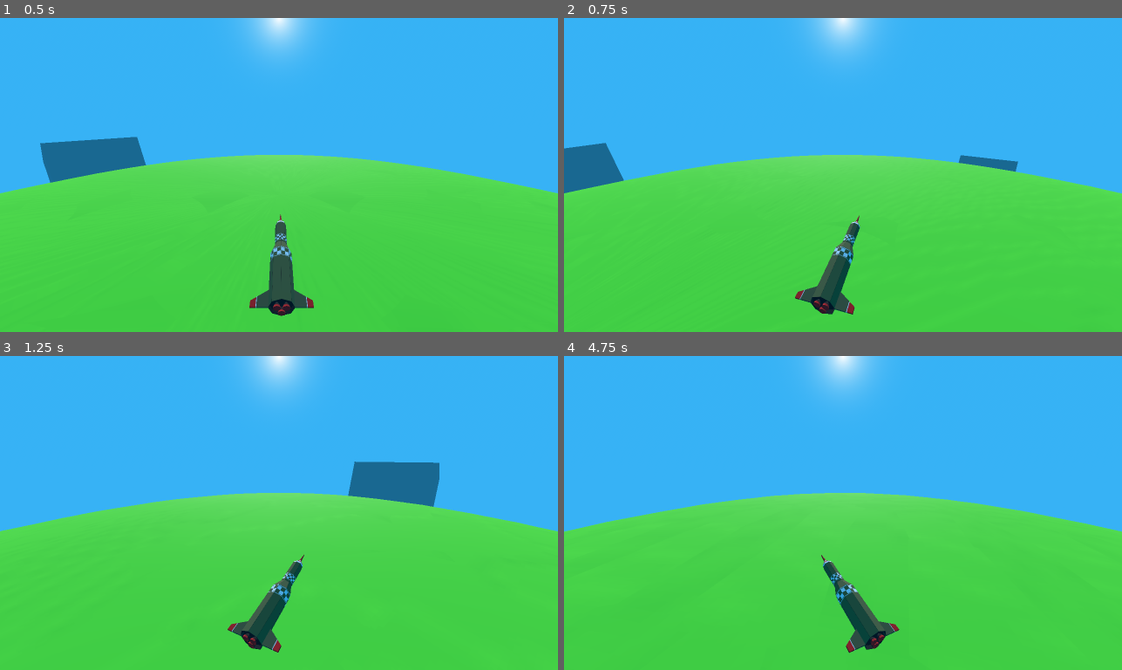
Above: before the commit, frames 1-4 (two rows, left to right).
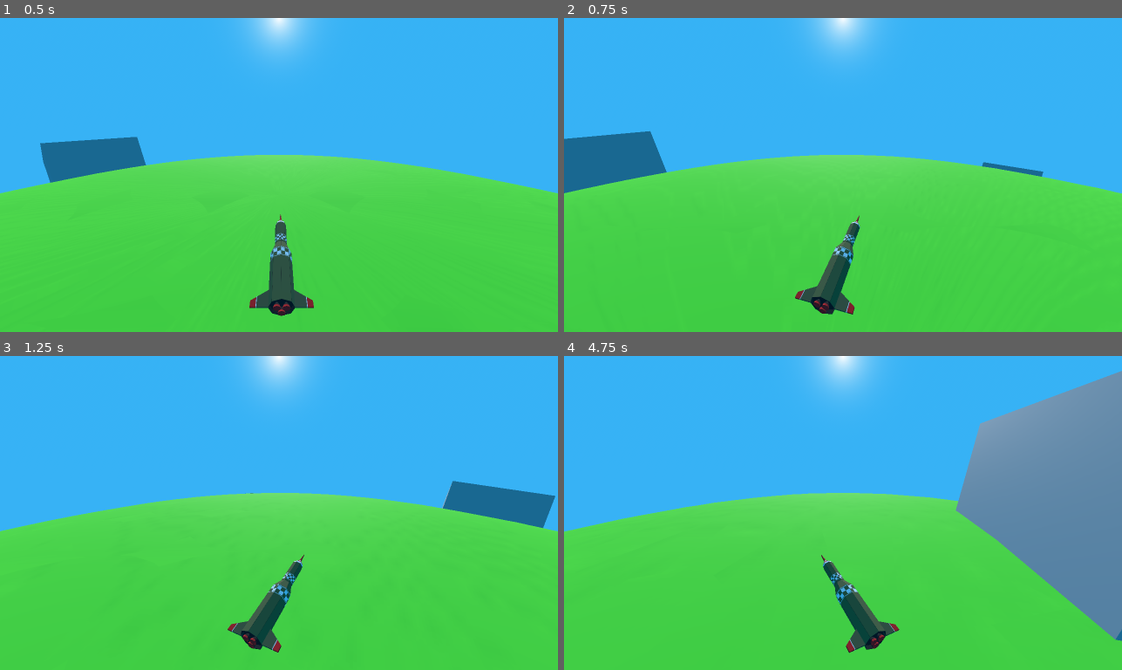
Above: after the commit, the same moments.

Repository: JacobCormier/I-cant-blow-up-mankind
Game: Godot game, scene res://scenes/Level1.tscn
The game is run twice, just before and just after one commit, with the same random seed, the same clock (stepped at 60 frames per second) and the same inputs.
Inputs:
- Up to frame 1 (0.5 s): no input
- Up to frame 2 (0.75 s): tap Enter at 0.5 s; hold Right (ui_right) from 0.53 s (still down)
- Up to frame 3 (1.25 s): keep holding Right (ui_right)
- Up to frame 4 (4.75 s): release Right (ui_right) at 1.28 s; hold Left (ui_left) 1.28-2.03 s; hold Right (ui_right) 2.03-3.53 s; hold Left (ui_left) from 3.53 s (still down)

Frame 1 is identical in both runs. In frame 2, 1.8% of the frame differs, in the area x 0-100%, y 35-56%; in frame 3, 3.9%; in frame 4, 16%, in the area x 1-100%, y 4-91%.

Commit message:
Cleaned up player movement left & right to be smoother

Diff:
--- a/scripts/level_managing/globe_manager.gd
+++ b/scripts/level_managing/globe_manager.gd
@@ -3,9 +3,16 @@
 @onready var globe_test: MeshInstance3D = $GlobeTest
 const TEST_BUILDING = preload("res://scenes/dev/test_building.tscn")
 
-var orbit_speed_x = 0.3
+const ORBIT_SPEED_X = 0.3
+var orbit_speed_z_target : float
 const MAX_Z_ORBIT_SPEED = 0.3
-var orbit_speed_z : float
+
+var orbit_speed_z: float:
+	set(value):
+		value = clampf(value, -MAX_Z_ORBIT_SPEED, MAX_Z_ORBIT_SPEED)
+		orbit_speed_z = value
+
+
 var direction: PlayerController.TurnDirection
 
 func _ready():
@@ -23,10 +30,11 @@
 	create_block_at_random_point()
 
 func _process(delta: float) -> void:
-		globe_test.rotate_x(orbit_speed_x * delta)
+		globe_test.rotate_x(ORBIT_SPEED_X * delta)
+
+		var transition_speed = 1.0
+		orbit_speed_z = lerpf(orbit_speed_z, orbit_speed_z_target, delta * transition_speed)
 		globe_test.rotate_z(orbit_speed_z * delta)
-
-		print(orbit_speed_z)
 
 
 # Function to generate a random point on the sphere and surface normal
@@ -68,8 +76,8 @@
 func pass_in_movement_direction(direction: PlayerController.TurnDirection):
 	match direction:
 		PlayerController.TurnDirection.NONE:
-			orbit_speed_z = 0.0
+			orbit_speed_z_target = 0.0
 		PlayerController.TurnDirection.LEFT:
-			orbit_speed_z = -MAX_Z_ORBIT_SPEED
+			orbit_speed_z_target = -MAX_Z_ORBIT_SPEED
 		PlayerController.TurnDirection.RIGHT:
-			orbit_speed_z = MAX_Z_ORBIT_SPEED
+			orbit_speed_z_target = MAX_Z_ORBIT_SPEED
Not shown: 1 places in scenes/Level1.tscn that only renumber resources
